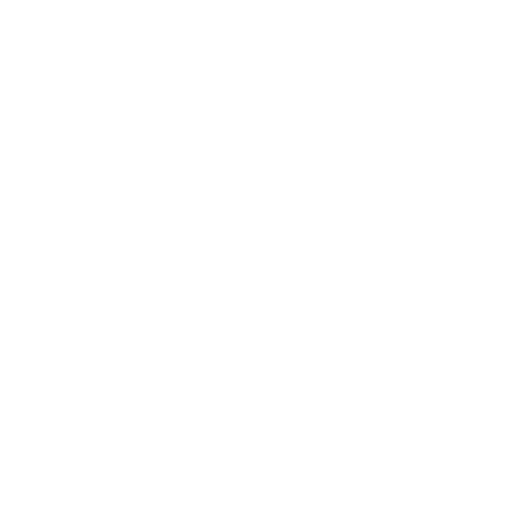
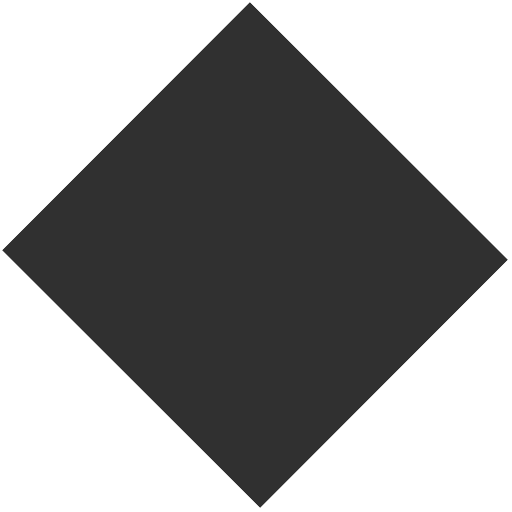
Layer changes from the first 512 × 512 image to the second:
showed "Layer 4", opacity 70% → 90% over [2, 2, 508, 508]
hid "Available" over [7, 6, 502, 508]